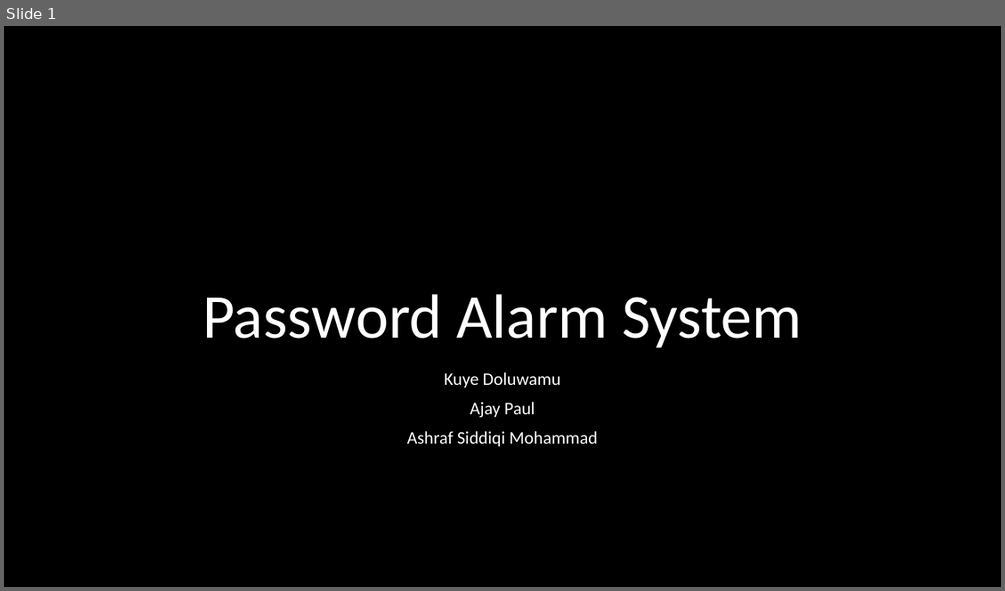
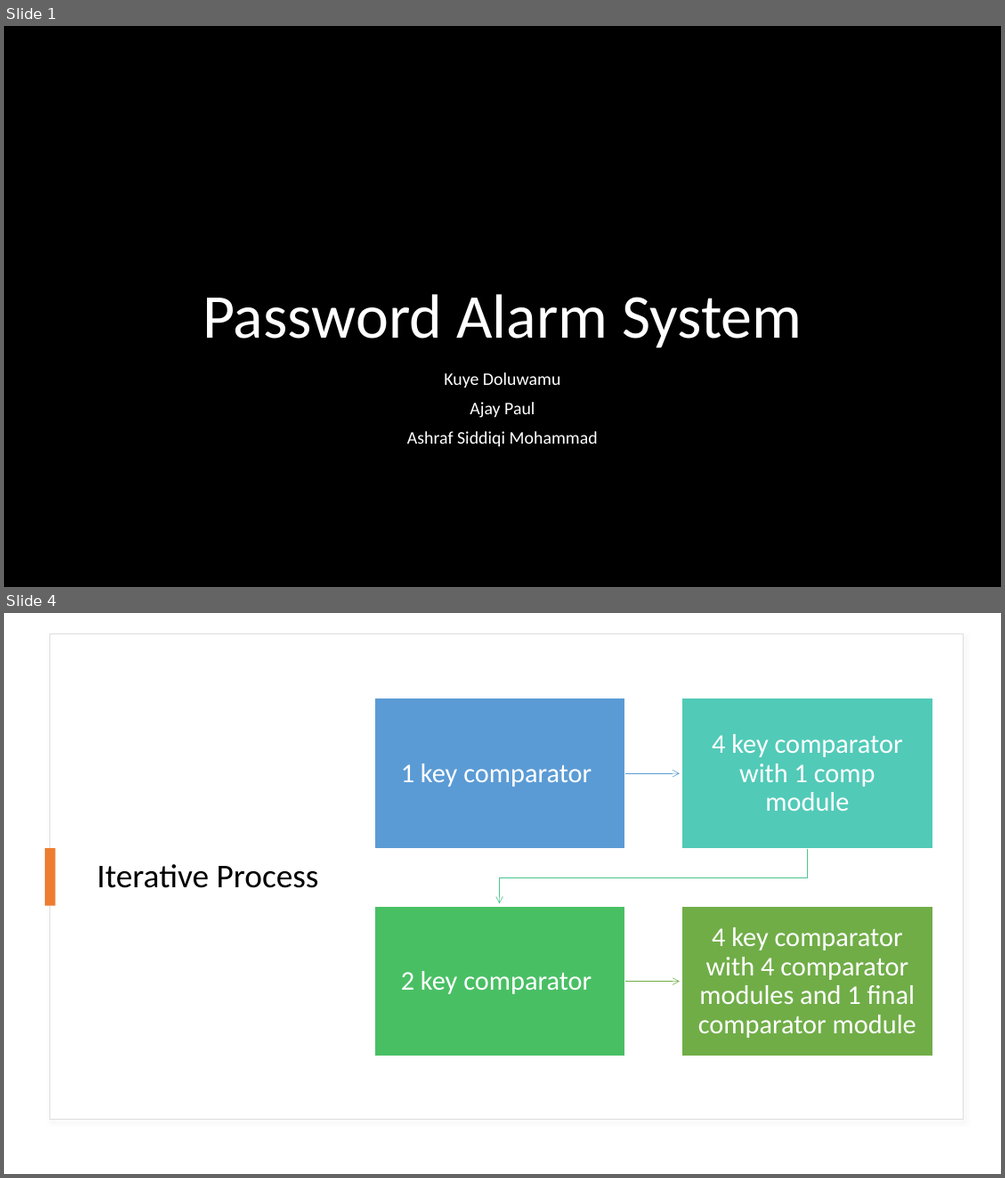
Before and after one commit to DOLUWAMU-TAIWO/TD, a slide deck: HARDWARE_Engineering/slide/Password Alarm System.pptx. Shown one above the other, each under a label of ours: slide 1 before the commit, slides 1 and 4 after it; the slides between them are not shown. The pictures are 1005x591 and 1005x1178 pixels, drawn with LibreOffice and Linux fonts; fonts in the diff are those of the drawing; background and template pictures are left out. Boxes give left, top, right and bottom in pixels: in the first picture for what was removed or moved away, otherwise in the second. Text is boxed around its words. In the diff, an @@ line names an element or a change of style, - is before the commit and + after.

```diff
--- a/HARDWARE_Engineering/slide/Password Alarm System.pptx
+++ b/HARDWARE_Engineering/slide/Password Alarm System.pptx
@@ slide 4 added at [4,613,1001,1174], background #FFFFFF @@
@@ rectangle added at [49,634,963,1119], fill #FFFFFF, outline #DEDEDE 1 pt @@
@@ rectangle added at [45,848,56,906], fill #ED7D31 @@
@@ title added at [97,864,319,888], 32 pt, text #000000 @@
+Iterative Process
@@ group added at [374,698,933,1056]: 4 rectangles, 4 texts, 3 freeform shapes @@
+1 key comparator
+4 key comparator with 1 comp module
+2 key comparator
+4 key comparator with 4 comparator modules and 1 final comparator module
```
Also in this commit, not shown: 2 slides changed, 6 other slides added.
